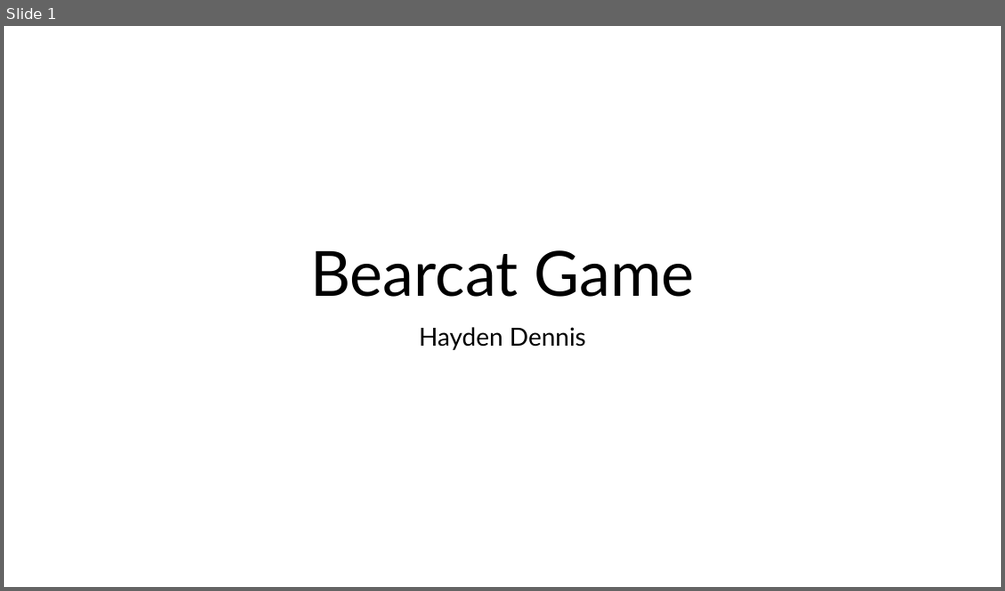
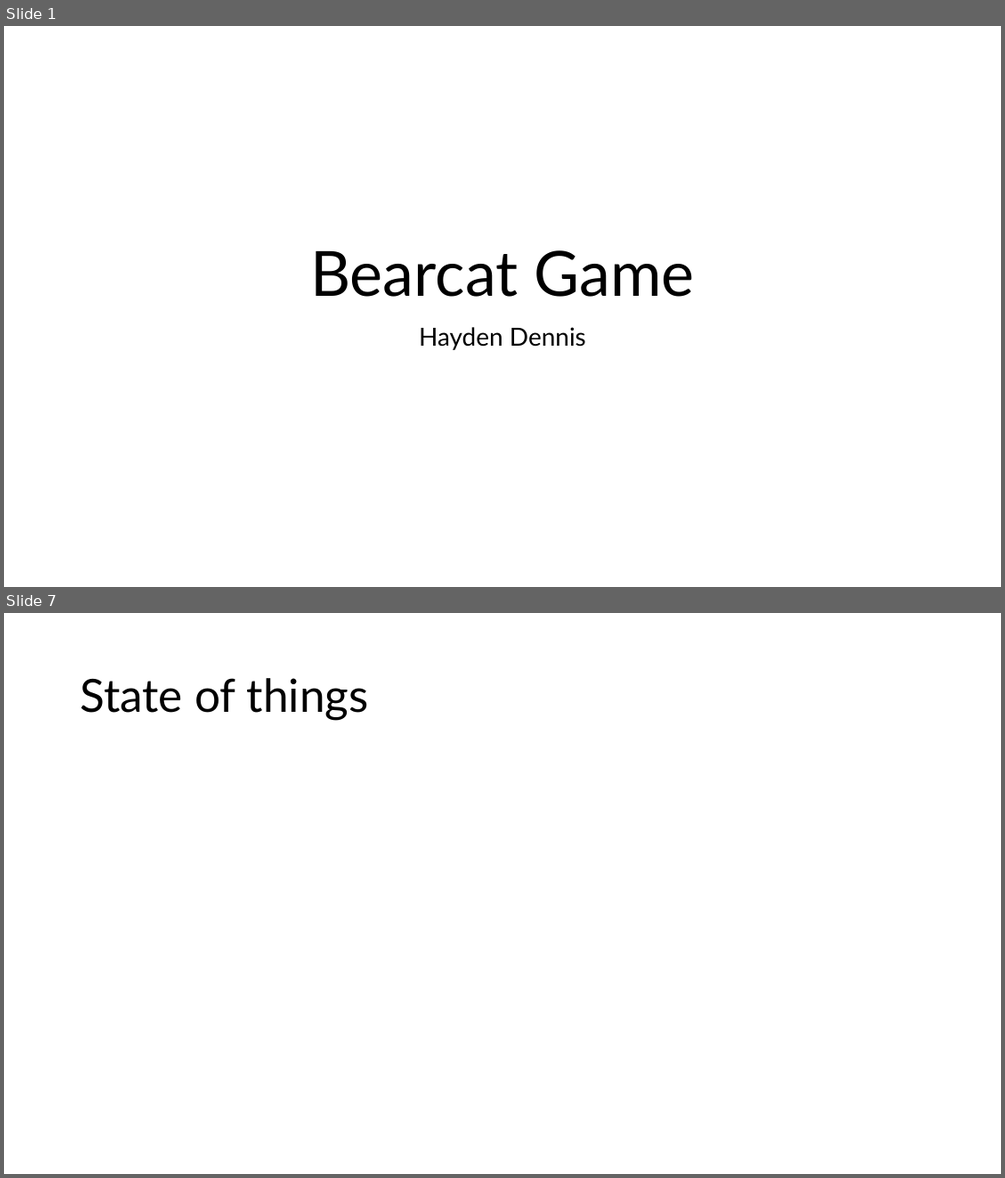
Before and after one commit to HDTHREE/bintrong_game, a slide deck: design_presentation.pptx. Shown one above the other, each under a label of ours: slide 1 before the commit, slides 1 and 7 after it; the slides between them are not shown. The pictures are 1005x591 and 1005x1178 pixels, drawn with LibreOffice and Linux fonts; fonts in the diff are those of the drawing. Boxes give left, top, right and bottom in pixels: in the first picture for what was removed or moved away, otherwise in the second. Text is boxed around its words. In the diff, an @@ line names an element or a change of style, - is before the commit and + after.

```diff
--- a/design_presentation.pptx
+++ b/design_presentation.pptx
@@ slide 7 added at [4, 613, 1001, 1174], background #FFFFFF @@
@@ title added at [80, 678, 369, 720], 44 pt, text #000000 @@
+State of things
```
Also in this commit, not shown: 1 slide changed, 5 other slides added, 1 slide removed, 9 other files.
